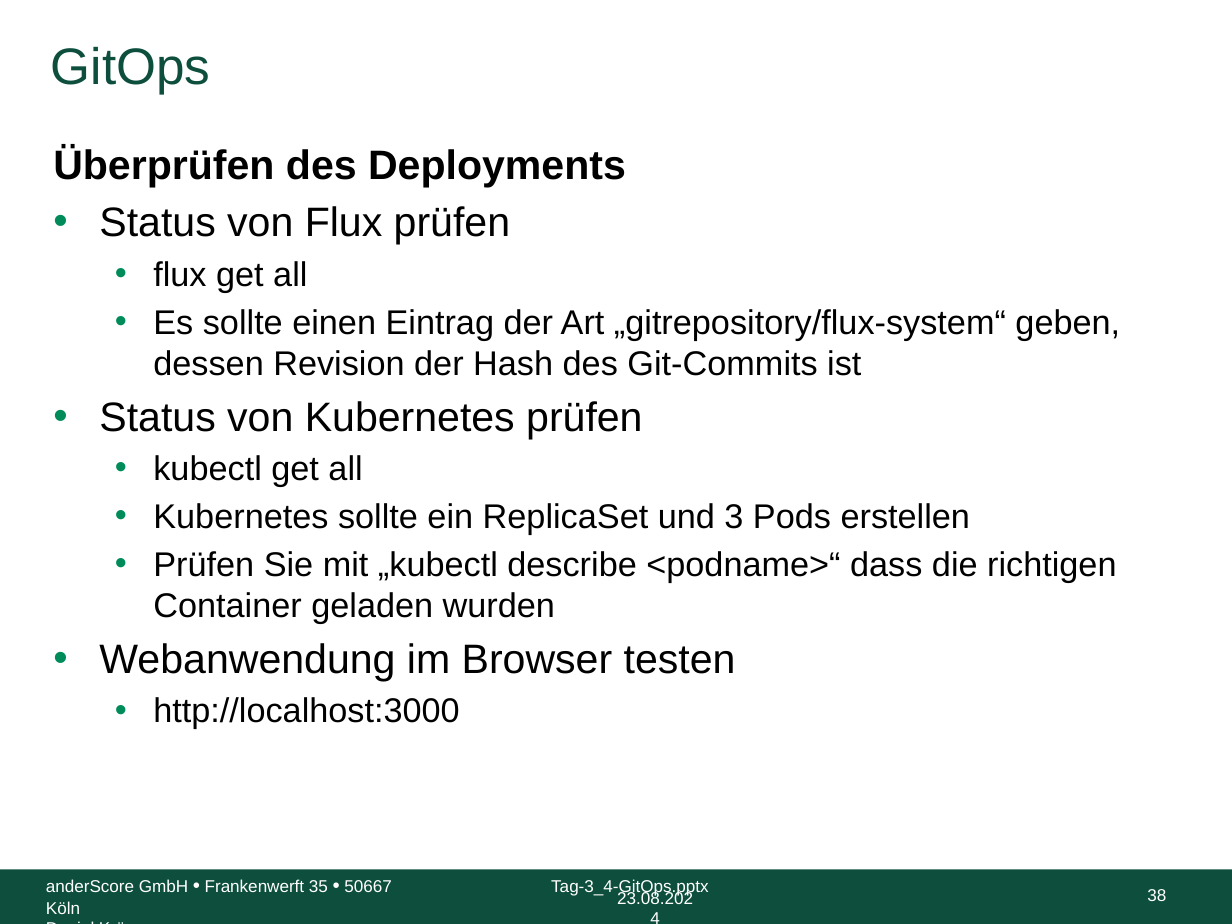
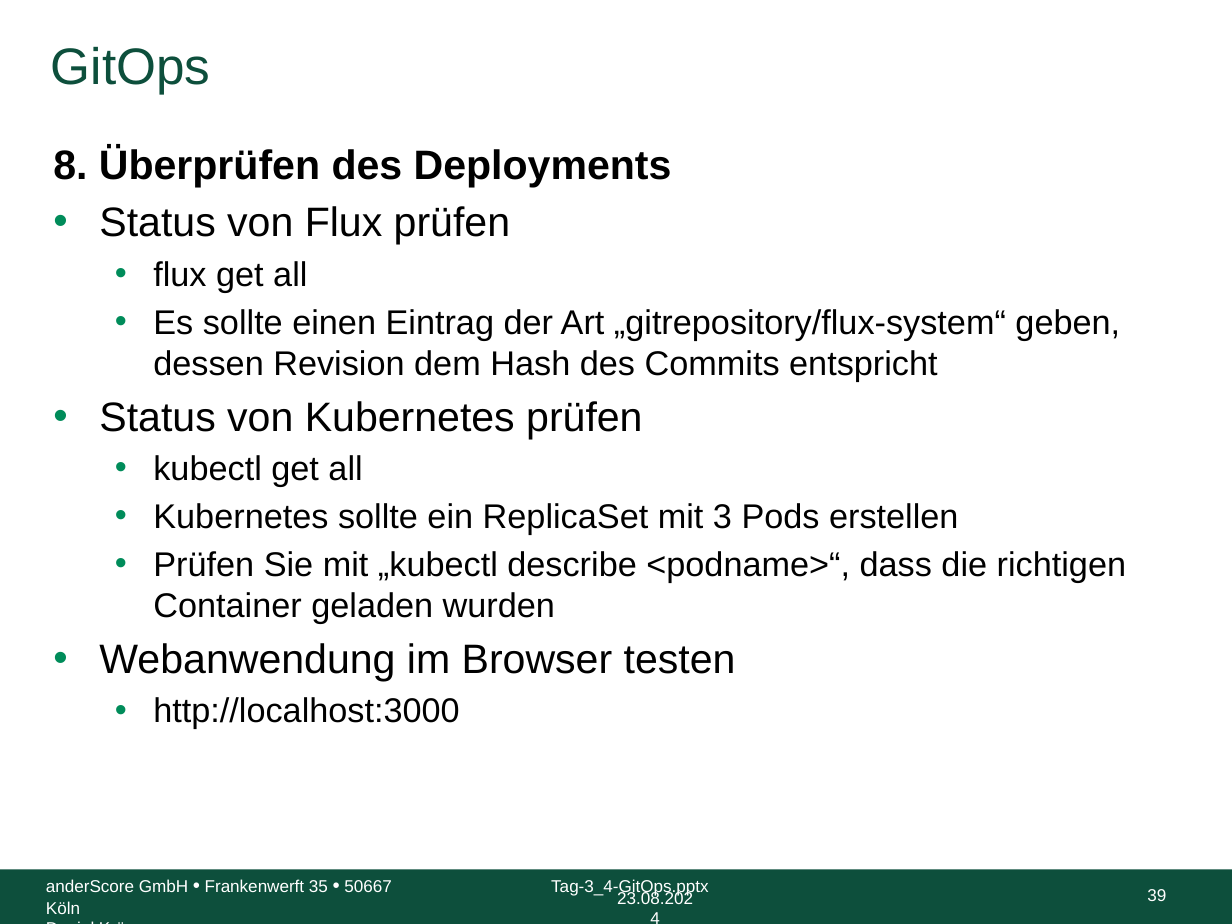
Before and after one commit to anderscore-gmbh/gitlab, a slide deck: slide 39 of slides/Tag-3_4-GitOps.pptx (slide 38 before the commit). Drawn at 1232x924 pixels with LibreOffice and Linux fonts; fonts in the diff are those of the drawing; background and template pictures are left out. Boxes give left, top, right and bottom in pixels: in the first picture for what was removed or moved away, otherwise in the second. Text is boxed around its words. In the diff, an @@ line names an element or a change of style, - is before the commit and + after.

```diff
--- a/slides/Tag-3_4-GitOps.pptx
+++ b/slides/Tag-3_4-GitOps.pptx
@@ text at bbox=[53, 146, 672, 187]: text changed @@
-Überprüfen des Deployments
+8. Überprüfen des Deployments
@@ text at bbox=[153, 309, 1120, 381]: text changed @@
-  • Es sollte einen Eintrag der Art „gitrepository/flux-system“ geben, dessen Revision der Hash des Git-Commits ist
+  • Es sollte einen Eintrag der Art „gitrepository/flux-system“ geben, dessen Revision dem Hash des Commits entspricht
@@ text at bbox=[153, 503, 1126, 624]: text changed @@
-  • Kubernetes sollte ein ReplicaSet und 3 Pods erstellen
-  • Prüfen Sie mit „kubectl describe <podname>“ dass die richtigen Container geladen wurden
+  • Kubernetes sollte ein ReplicaSet mit 3 Pods erstellen
+  • Prüfen Sie mit „kubectl describe <podname>“, dass die richtigen Container geladen wurden
@@ page number at bbox=[1147, 889, 1166, 901]: text changed @@
-38
+39
```
Also in this commit, not shown: 16 other slides changed, 1 slide added.
